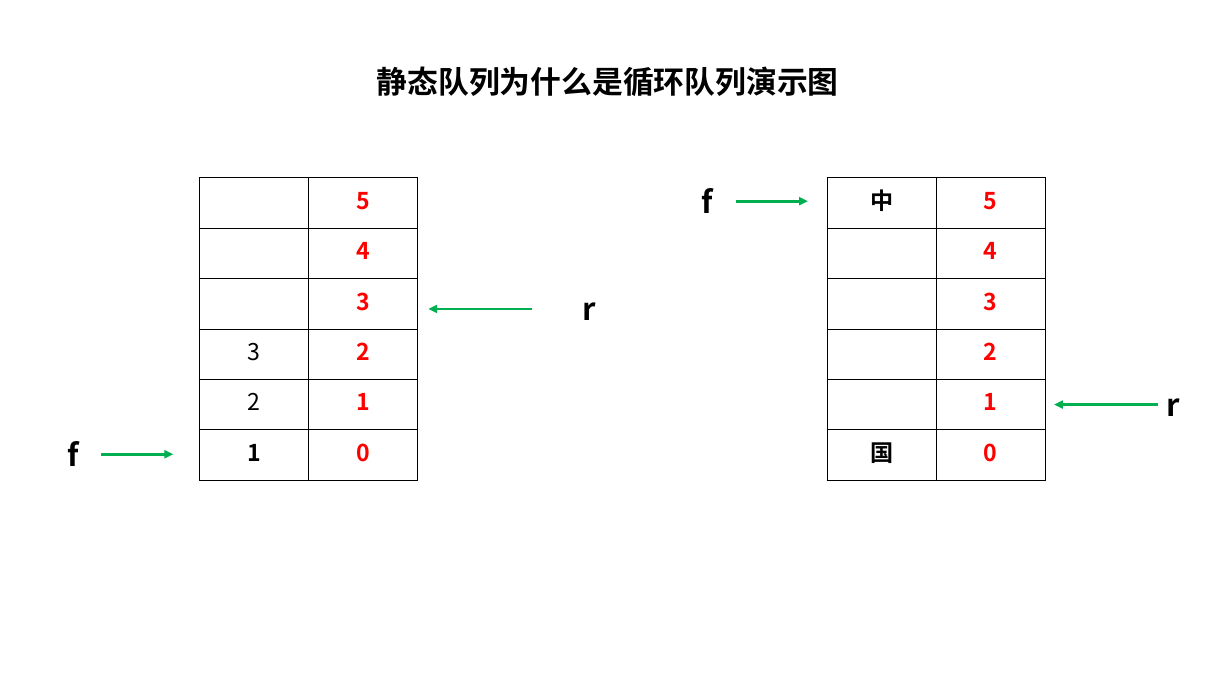
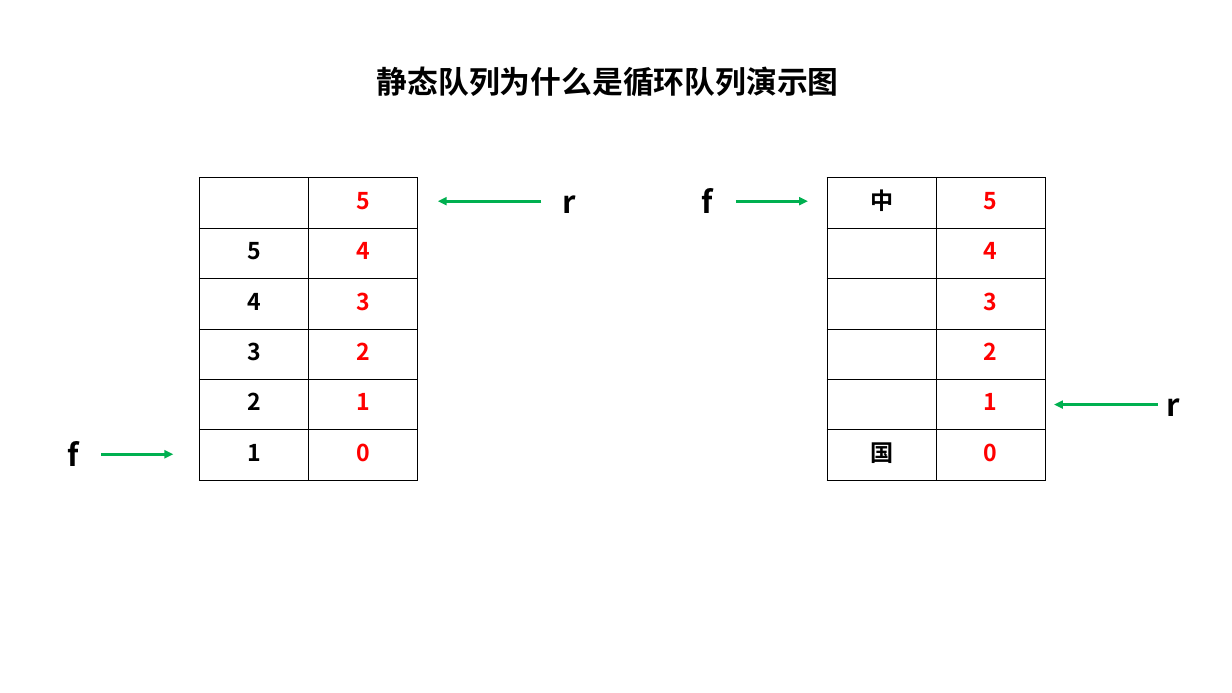
Before and after one commit to loriyuhv/DataStruct, a slide deck: slide 1 of document/算法演示图/03Queue/Queue.pptx. Drawn at 1232x693 pixels with LibreOffice and Linux fonts; fonts in the diff are those of the drawing. Boxes give left, top, right and bottom in pixels: in the first picture for what was removed or moved away, otherwise in the second. Text is boxed around its words. In the diff, an @@ line names an element or a change of style, - is before the commit and + after.

```diff
--- a/document/算法演示图/03Queue/Queue.pptx
+++ b/document/算法演示图/03Queue/Queue.pptx
@@ table at bbox=[200, 177, 418, 481] @@
-row 2, column 1: 
+row 2, column 1: 5
-row 3, column 1: 
+row 3, column 1: 4
@@ bold on in "3", "2" @@
@@ text "r": place and size @@
-text "r" at bbox=[583, 302, 596, 320]
+text "r" at bbox=[562, 195, 575, 213]
@@ arrow moved from (532, 309) - (429, 309) to (542, 201) - (438, 201) @@
```
Also in this commit, not shown: 5 other files.
